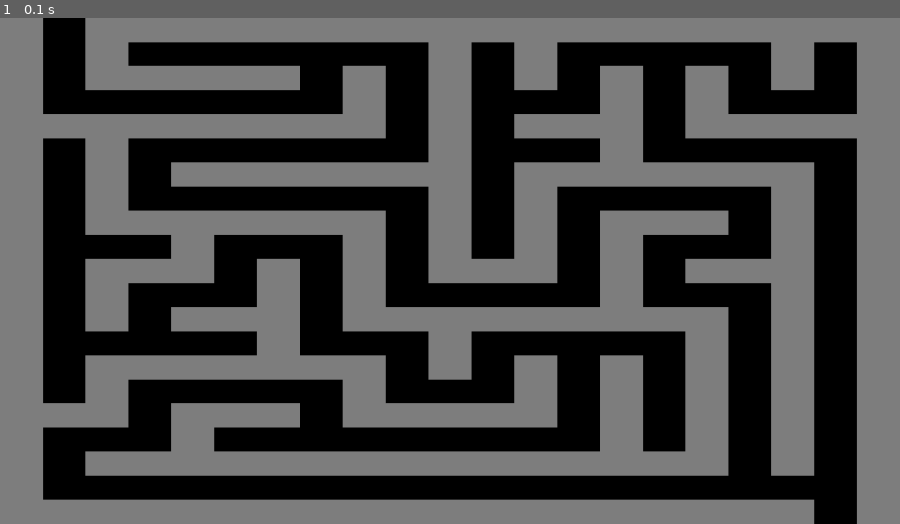
Above: before the commit, frame 1.
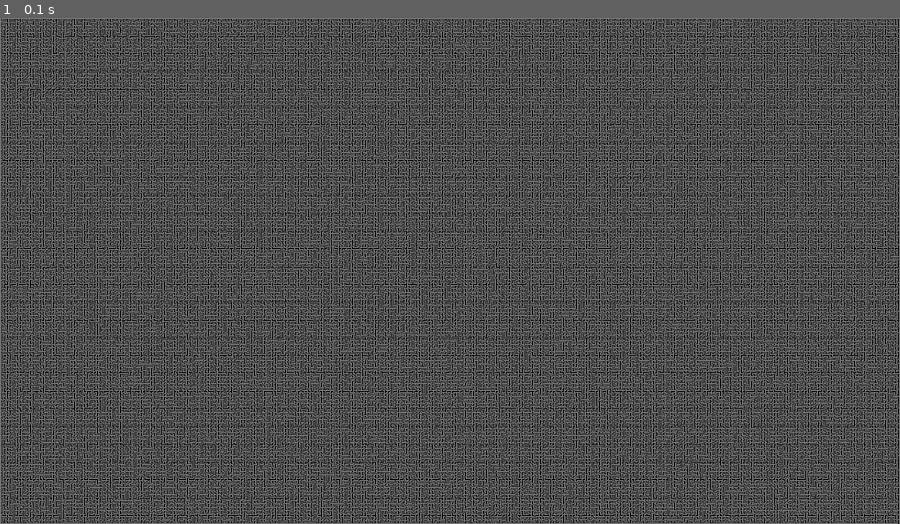
Above: after the commit, the same moment.

Repository: Nuety/Python-Maze
Game: pygame game, started from Core/visualiser.py
Same seed, same stepped clock (60 frames per second), same inputs: the game is played once before the commit and once after it.
Inputs:
- Up to frame 1 (0.1 s): no input

The runs differ from the first frame. In frame 1, 82% of the frame differs, in the area x 0-100%, y 0-100%.

Commit message:
Change name

Diff:
--- a/Core/visualizer.py
+++ b/Core/visualiser.py
@@ -1,6 +1,5 @@
 import generator
 import pygame
-import numpy
 import sys
 import math
 
@@ -9,8 +8,8 @@
 win_height = 1080
 
 #size of cells
-yCells = 10
-xCells = 10
+yCells = 350
+xCells = 550
 cellwidth = win_width / ((xCells * 2) + 1)
 cellheight = win_height / ((yCells * 2) + 1)
 
